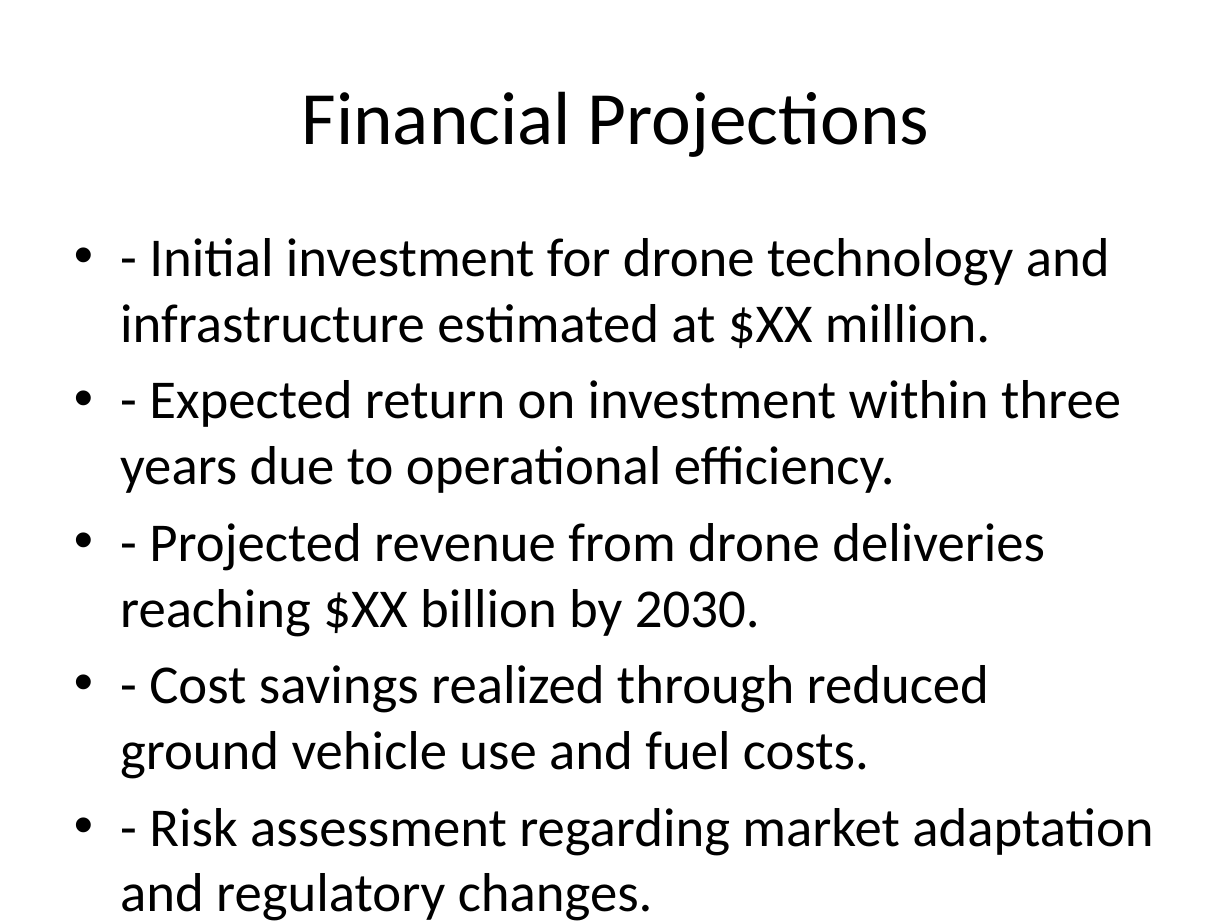
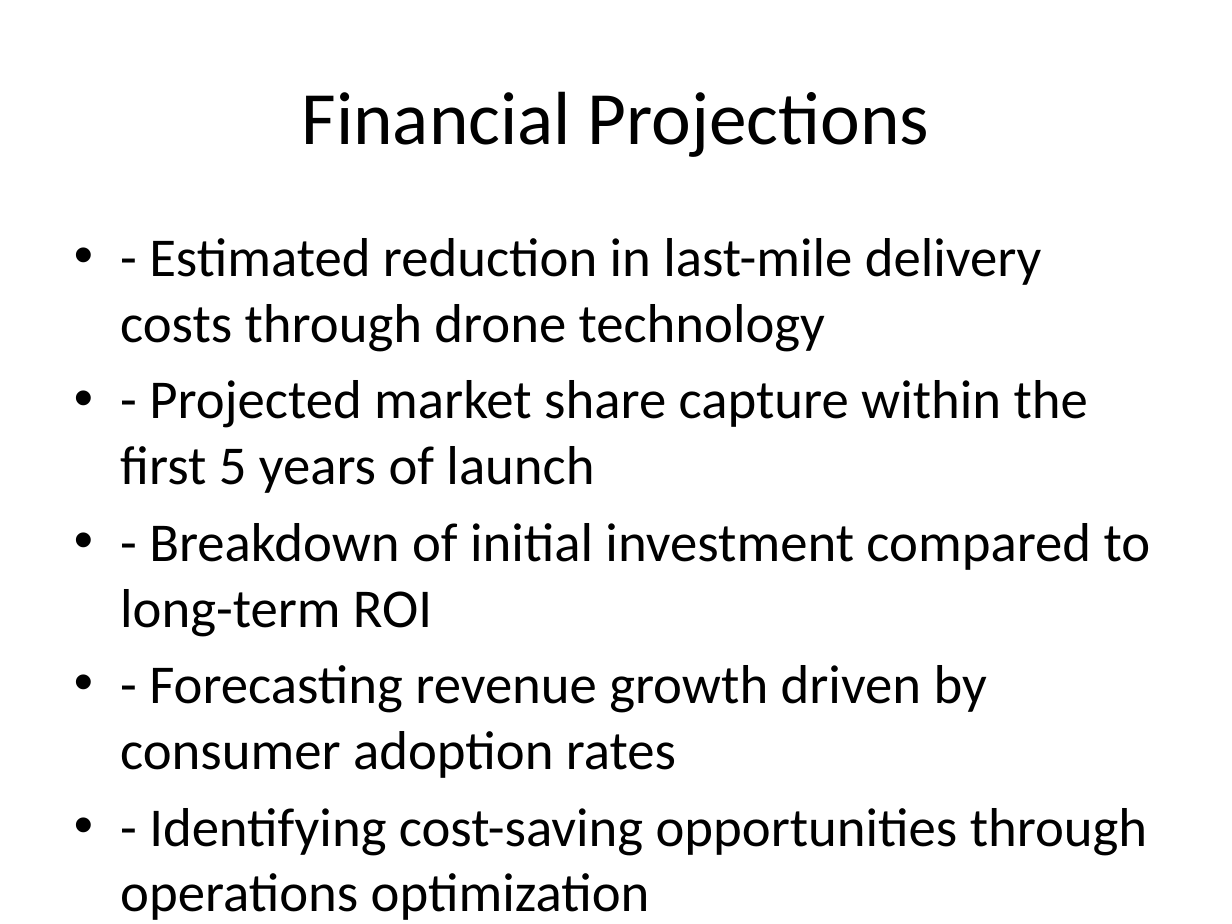
Before and after one commit to MiraSharma8511/hands-on-langchain, a slide deck: slide 9 of generated.pptx. Drawn at 1232x924 pixels with LibreOffice and Linux fonts; fonts in the diff are those of the drawing. Boxes give left, top, right and bottom in pixels: in the first picture for what was removed or moved away, otherwise in the second. Text is boxed around its words. In the diff, an @@ line names an element or a change of style, - is before the commit and + after.

```diff
--- a/generated.pptx
+++ b/generated.pptx
@@ text at box(120, 238, 1151, 920): text changed @@
-• - Initial investment for drone technology and infrastructure estimated at $XX million.
-• - Expected return on investment within three years due to operational efficiency.
-• - Projected revenue from drone deliveries reaching $XX billion by 2030.
-• - Cost savings realized through reduced ground vehicle use and fuel costs.
-• - Risk assessment regarding market adaptation and regulatory changes.
+• - Estimated reduction in last-mile delivery costs through drone technology
+• - Projected market share capture within the first 5 years of launch
+• - Breakdown of initial investment compared to long-term ROI
+• - Forecasting revenue growth driven by consumer adoption rates
+• - Identifying cost-saving opportunities through operations optimization
```
Also in this commit, not shown: 7 other slides changed, 2 slides added, 2 slides removed, 2 other files.
